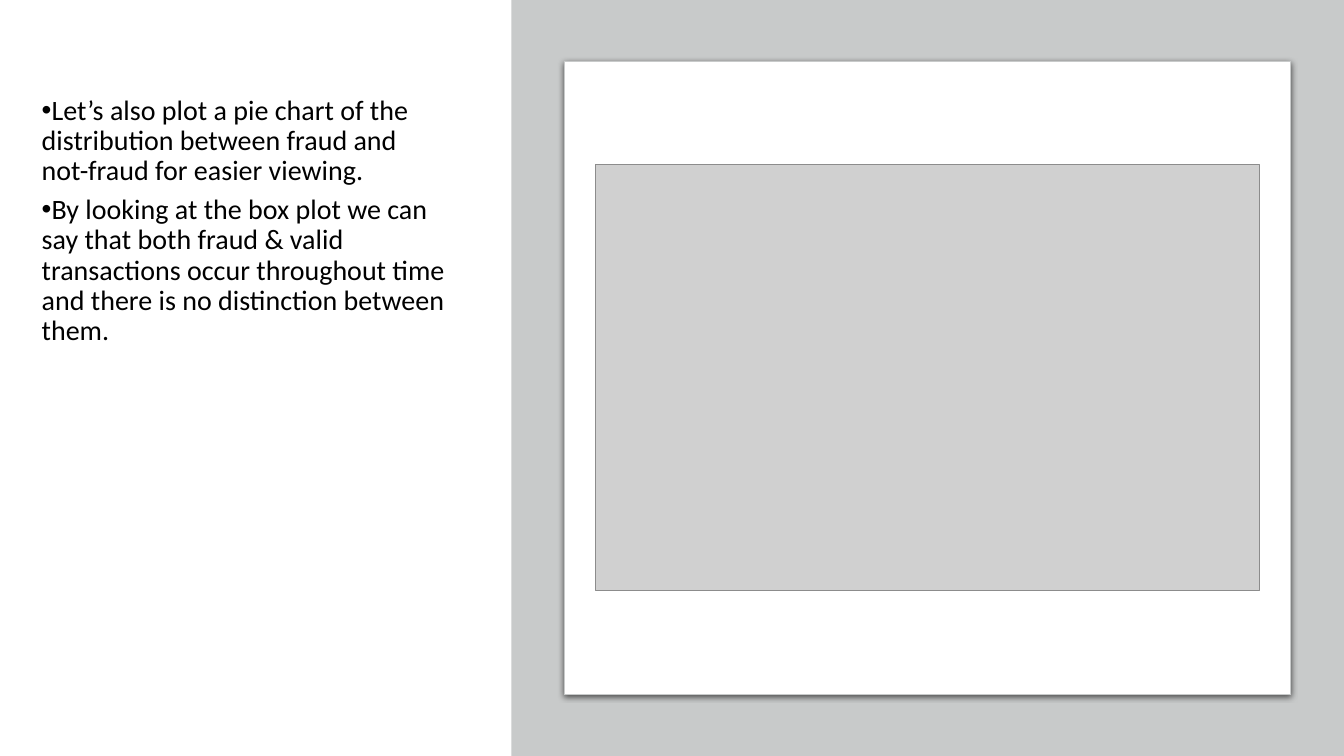
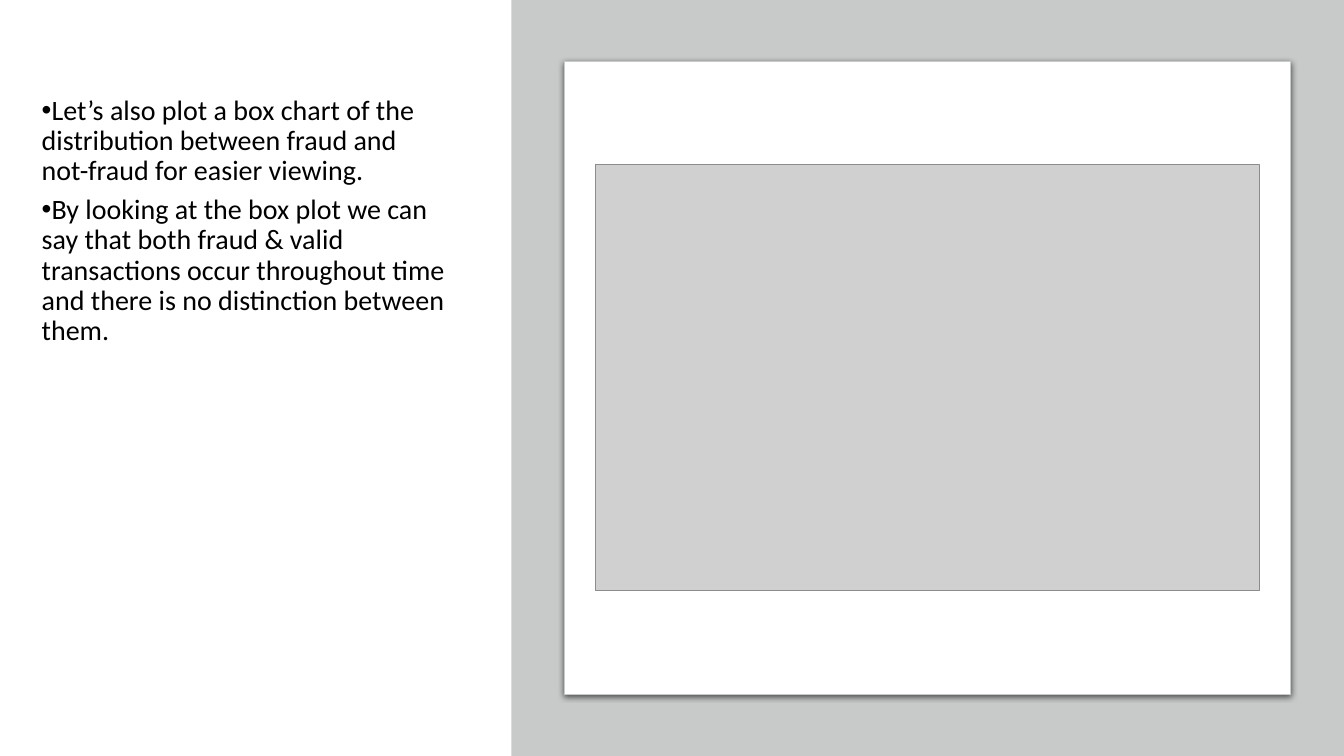
Before and after one commit to Nastaranra/Springboard_Project, a slide deck: slide 7 of Unit 20/Final_Presentation_Credit_card_Fraud_Detection.pptx. Drawn at 1344x756 pixels with LibreOffice and Linux fonts; fonts in the diff are those of the drawing; grey boxes stand for pictures. Boxes give left, top, right and bottom in pixels: in the first picture for what was removed or moved away, otherwise in the second. Text is boxed around its words. In the diff, an @@ line names an element or a change of style, - is before the commit and + after.

```diff
--- a/Unit 20/Final_Presentation_Credit_card_Fraud_Detection.pptx
+++ b/Unit 20/Final_Presentation_Credit_card_Fraud_Detection.pptx
@@ text at <box>42,100,414,185</box>: text changed @@
-• Let’s also plot a pie chart of the distribution between fraud and not-fraud for easier viewing.
+• Let’s also plot a box chart of the distribution between fraud and not-fraud for easier viewing.
```
Also in this commit, not shown: 7 other slides changed, 3 slides removed.
